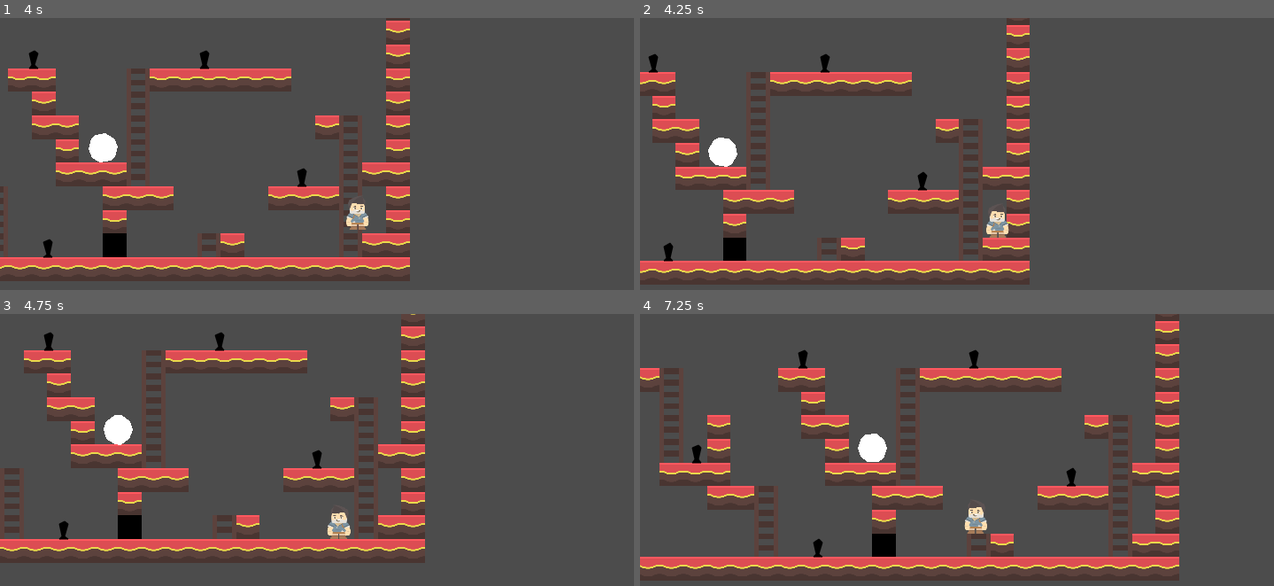
Above: before the commit, frames 1-4 (two rows, left to right).
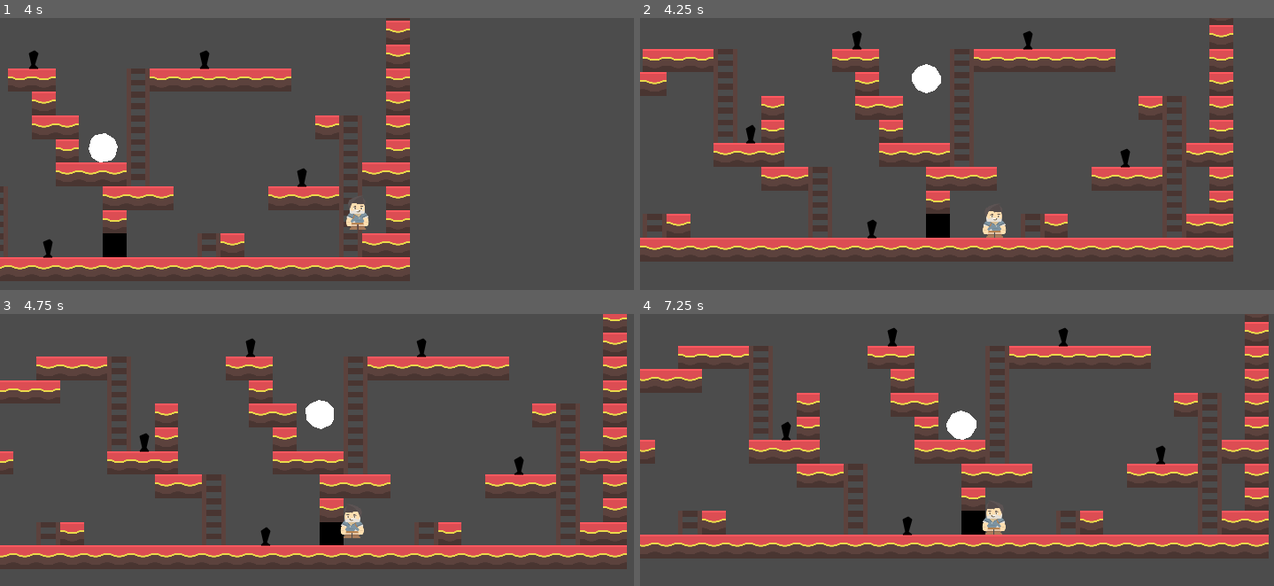
Above: after the commit, the same moments.

Repository: slavikse/life_is_not_the_end
Game: Godot game, scene res://scenes/main.tscn
Same seed, same stepped clock (60 frames per second), same inputs: the game is played once before the commit and once after it.
Inputs:
- Up to frame 1 (4 s): hold D (ui_right) 0.53-2.03 s; tap Space (ui_up) at 0.77, 1.52, 3.02, 3.77 s; hold A (ui_left) 2.03-2.78 s; hold D (ui_right) from 2.78 s (still down)
- Up to frame 2 (4.25 s): keep holding D (ui_right); tap R (ui_reload_current_scene, bound only after the commit) at 4.15 s
- Up to frame 3 (4.75 s): release D (ui_right) at 4.28 s; hold A (ui_left) from 4.28 s (still down); tap Space (ui_up) at 4.52 s
- Up to frame 4 (7.25 s): release A (ui_left) at 5.03 s; hold D (ui_right) 5.03-5.78 s; hold A (ui_left) from 5.78 s (still down); tap Space (ui_up) at 6.02, 6.77 s

Frame 1 is identical in both runs. In frame 2, 28% of the frame differs, in the area x 0-94%, y 0-99%; in frame 3, 29%; in frame 4, 33%, in the area x 0-100%, y 0-99%.

Commit message:
Убран факт гибели персонажа - он будет поднят и игра продолжится (WIP)
Добавлена горячая клавиша R для перезагрузки уровня.
Настроено имя класса для Player для корректного типа.

Diff:
--- a/project.godot
+++ b/project.godot
@@ -8,9 +8,14 @@
 
 config_version=4
 
-_global_script_classes=[  ]
+_global_script_classes=[ {
+"base": "KinematicBody2D",
+"class": "Player",
+"language": "GDScript",
+"path": "res://scripts/components/player/player.gd"
+} ]
 _global_script_class_icons={
-
+"Player": ""
 }
 
 [application]
@@ -24,7 +29,8 @@
 
 [autoload]
 
-global_state="*res://scripts/global_state.gd"
+global_state="*res://scripts/components/global/global_state.gd"
+GlobalScene="*res://scenes/components/global/GlobalReload.tscn"
 
 [debug]
 
@@ -109,6 +115,11 @@
 "events": [ Object(InputEventKey,"resource_local_to_scene":false,"resource_name":"","device":0,"alt":false,"shift":false,"control":false,"meta":false,"command":false,"pressed":false,"scancode":87,"unicode":0,"echo":false,"script":null)
  ]
 }
+ui_reload_current_scene={
+"deadzone": 0.5,
+"events": [ Object(InputEventKey,"resource_local_to_scene":false,"resource_name":"","device":0,"alt":false,"shift":false,"control":false,"meta":false,"command":false,"pressed":false,"scancode":82,"unicode":0,"echo":false,"script":null)
+ ]
+}
 
 [layer_names]
 
--- a/scenes/components/game_over/DeadPlayer.tscn
+++ /dev/null
@@ -1,36 +0,0 @@
-[gd_scene load_steps=5 format=2]
-
-[ext_resource path="res://scenes/components/game_over/GameOver.tscn" type="PackedScene" id=1]
-[ext_resource path="res://textures/player/adventurer_idle.png" type="Texture" id=2]
-[ext_resource path="res://scripts/components/game_over/dead_player.gd" type="Script" id=3]
-
-[sub_resource type="CapsuleShape2D" id=1]
-radius = 24.0
-height = 48.0
-
-[node name="DeadPlayer" type="Node2D"]
-script = ExtResource( 3 )
-
-[node name="GameOver" parent="." instance=ExtResource( 1 )]
-position = Vector2( 0, -120 )
-
-[node name="Camera2D" type="Camera2D" parent="."]
-visible = false
-current = true
-smoothing_enabled = true
-smoothing_speed = 10.0
-editor_draw_limits = true
-editor_draw_drag_margin = true
-
-[node name="RigidBody2D" type="RigidBody2D" parent="."]
-collision_layer = 4
-collision_mask = 9
-gravity_scale = 15.0
-
-[node name="Sprite" type="Sprite" parent="RigidBody2D"]
-texture = ExtResource( 2 )
-
-[node name="CollisionShape2D" type="CollisionShape2D" parent="RigidBody2D"]
-visible = false
-position = Vector2( 0, 7 )
-shape = SubResource( 1 )
--- a/scenes/components/game_over/GameOver.tscn
+++ /dev/null
@@ -1,33 +0,0 @@
-[gd_scene format=2]
-
-[node name="GameOver" type="Node2D"]
-scale = Vector2( 1.5, 1.5 )
-__meta__ = {
-"_edit_group_": true,
-"_edit_lock_": true
-}
-
-[node name="Polygon2D" type="Polygon2D" parent="."]
-position = Vector2( -16, -7 )
-color = Color( 0.407843, 0.215686, 0.215686, 1 )
-antialiased = true
-polygon = PoolVector2Array( 96, -48, 128, 64, -104, 40, -64, -24 )
-
-[node name="Label" type="Label" parent="Polygon2D"]
-anchor_left = 0.5
-anchor_top = 0.5
-anchor_right = 0.5
-anchor_bottom = 0.5
-margin_left = -48.0
-margin_top = 1.66667
-margin_right = 81.0
-margin_bottom = 20.6666
-custom_colors/font_color = Color( 1, 1, 1, 1 )
-text = "Game Over"
-align = 1
-valign = 1
-autowrap = true
-uppercase = true
-__meta__ = {
-"_edit_use_anchors_": false
-}
--- /dev/null
+++ b/scenes/components/global/GlobalReload.tscn
@@ -0,0 +1,7 @@
+[gd_scene load_steps=2 format=2]
+
+[ext_resource path="res://scripts/components/global/global_reload.gd" type="Script" id=1]
+
+[node name="GlobalReload" type="Node2D"]
+z_as_relative = false
+script = ExtResource( 1 )
--- /dev/null
+++ b/scenes/components/player/DeadPlayer.tscn
@@ -0,0 +1,24 @@
+[gd_scene load_steps=4 format=2]
+
+[ext_resource path="res://textures/player/adventurer_idle.png" type="Texture" id=2]
+[ext_resource path="res://scripts/components/player/dead_player.gd" type="Script" id=3]
+
+[sub_resource type="CapsuleShape2D" id=1]
+radius = 24.0
+height = 48.0
+
+[node name="DeadPlayer" type="RigidBody2D"]
+collision_layer = 4
+collision_mask = 9
+gravity_scale = 25.0
+linear_damp = 2.0
+angular_damp = 5.0
+applied_torque = 40.0
+script = ExtResource( 3 )
+
+[node name="Sprite" type="Sprite" parent="."]
+texture = ExtResource( 2 )
+
+[node name="CollisionShape2D" type="CollisionShape2D" parent="."]
+position = Vector2( 0, 7 )
+shape = SubResource( 1 )
--- a/scenes/levels/level_01.tscn
+++ b/scenes/levels/level_01.tscn
@@ -5,7 +5,7 @@
 [ext_resource path="res://scripts/levels/level_01.gd" type="Script" id=3]
 [ext_resource path="res://textures/level/tilesheet_complete.png" type="Texture" id=4]
 [ext_resource path="res://scenes/components/zones/IsCanZoomOut.tscn" type="PackedScene" id=5]
-[ext_resource path="res://scenes/components/game_over/DeadPlayer.tscn" type="PackedScene" id=7]
+[ext_resource path="res://scenes/components/player/DeadPlayer.tscn" type="PackedScene" id=7]
 
 [sub_resource type="ConvexPolygonShape2D" id=1]
 points = PoolVector2Array( 0, 0, 64, 0, 64, 64, 0, 64 )
@@ -123,7 +123,8 @@
 angular_velocity = 1.0
 angular_damp = 0.0
 __meta__ = {
-"_edit_group_": true
+"_edit_group_": true,
+"_edit_lock_": true
 }
 
 [node name="Polygon2D" type="Polygon2D" parent="Ball"]
@@ -135,20 +136,20 @@
 
 [node name="Player" parent="." instance=ExtResource( 1 )]
 position = Vector2( 312, 392 )
-[connection signal="game_over" from="World/Spikes/Spike" to="." method="_on_Spike_game_over"]
-[connection signal="game_over" from="World/Spikes/Spike" to="Player" method="_on_Spike_game_over"]
-[connection signal="game_over" from="World/Spikes/Spike2" to="." method="_on_Spike_game_over"]
-[connection signal="game_over" from="World/Spikes/Spike2" to="Player" method="_on_Spike_game_over"]
-[connection signal="game_over" from="World/Spikes/Spike3" to="." method="_on_Spike_game_over"]
-[connection signal="game_over" from="World/Spikes/Spike3" to="Player" method="_on_Spike_game_over"]
-[connection signal="game_over" from="World/Spikes/Spike4" to="." method="_on_Spike_game_over"]
-[connection signal="game_over" from="World/Spikes/Spike4" to="Player" method="_on_Spike_game_over"]
-[connection signal="game_over" from="World/Spikes/Spike5" to="." method="_on_Spike_game_over"]
-[connection signal="game_over" from="World/Spikes/Spike5" to="Player" method="_on_Spike_game_over"]
-[connection signal="game_over" from="World/Spikes/Spike6" to="." method="_on_Spike_game_over"]
-[connection signal="game_over" from="World/Spikes/Spike6" to="Player" method="_on_Spike_game_over"]
-[connection signal="game_over" from="World/Spikes/Spike7" to="." method="_on_Spike_game_over"]
-[connection signal="game_over" from="World/Spikes/Spike7" to="Player" method="_on_Spike_game_over"]
-[connection signal="game_over" from="World/Spikes/Spike8" to="." method="_on_Spike_game_over"]
-[connection signal="game_over" from="World/Spikes/Spike8" to="Player" method="_on_Spike_game_over"]
+[connection signal="stumbled" from="World/Spikes/Spike" to="." method="_on_Spike_stumbled"]
+[connection signal="stumbled" from="World/Spikes/Spike" to="Player" method="_on_Spike_stumbled"]
+[connection signal="stumbled" from="World/Spikes/Spike2" to="." method="_on_Spike_stumbled"]
+[connection signal="stumbled" from="World/Spikes/Spike2" to="Player" method="_on_Spike_stumbled"]
+[connection signal="stumbled" from="World/Spikes/Spike3" to="." method="_on_Spike_stumbled"]
+[connection signal="stumbled" from="World/Spikes/Spike3" to="Player" method="_on_Spike_stumbled"]
+[connection signal="stumbled" from="World/Spikes/Spike4" to="." method="_on_Spike_stumbled"]
+[connection signal="stumbled" from="World/Spikes/Spike4" to="Player" method="_on_Spike_stumbled"]
+[connection signal="stumbled" from="World/Spikes/Spike5" to="." method="_on_Spike_stumbled"]
+[connection signal="stumbled" from="World/Spikes/Spike5" to="Player" method="_on_Spike_stumbled"]
+[connection signal="stumbled" from="World/Spikes/Spike6" to="." method="_on_Spike_stumbled"]
+[connection signal="stumbled" from="World/Spikes/Spike6" to="Player" method="_on_Spike_stumbled"]
+[connection signal="stumbled" from="World/Spikes/Spike7" to="." method="_on_Spike_stumbled"]
+[connection signal="stumbled" from="World/Spikes/Spike7" to="Player" method="_on_Spike_stumbled"]
+[connection signal="stumbled" from="World/Spikes/Spike8" to="." method="_on_Spike_stumbled"]
+[connection signal="stumbled" from="World/Spikes/Spike8" to="Player" method="_on_Spike_stumbled"]
 [connection signal="is_can_zoom_out" from="World/Zones/IsCanZoomOut" to="Player" method="_on_IsCanZoomOut_is_can_zoom_out"]
--- a/scripts/components/game_over/dead_player.gd
+++ /dev/null
@@ -1,26 +0,0 @@
-extends Node2D
-
-var self_scale: Vector2
-
-onready var player_node := $'/root/Level/Player' as KinematicBody2D
-onready var player_sprite_node := player_node.get_node('Sprite') as Sprite
-
-onready var body_node := $RigidBody2D as RigidBody2D
-onready var sprite_node := $RigidBody2D/Sprite as Sprite
-onready var collision_shape_node := $RigidBody2D/CollisionShape2D as CollisionShape2D
-
-
-func _ready() -> void:
-    position = player_node.position
-    # warning-ignore:unsafe_property_access
-    body_node.set_linear_velocity(player_node.velocity)
-    sprite_node.flip_h = player_sprite_node.flip_h
-
-
-# warning-ignore:unused_argument
-func _process(delta: float) -> void:
-    if player_node:
-        self_scale = player_node.scale
-
-    sprite_node.scale = self_scale
-    collision_shape_node.scale = self_scale
--- /dev/null
+++ b/scripts/components/global/global_reload.gd
@@ -0,0 +1,9 @@
+extends Node2D
+
+# TODO Добавить стартовый сигнал? Стартовое приветствие - ненавязчивое.
+
+#warning-ignore:unused_argument
+func _process(delta: float) -> void:
+    if Input.is_action_just_pressed('ui_reload_current_scene'):
+        #warning-ignore:return_value_discarded
+        get_tree().reload_current_scene()
--- /dev/null
+++ b/scripts/components/global/global_state.gd
@@ -0,0 +1 @@
+extends Node2D
--- /dev/null
+++ b/scripts/components/player/dead_player.gd
@@ -0,0 +1,23 @@
+extends Node2D
+
+onready var player_node := $'/root/Level/Player' as Player
+onready var player_sprite_node := player_node.get_node('Sprite') as Sprite
+
+onready var body_node := $'.' as RigidBody2D
+onready var sprite_node := $Sprite as Sprite
+onready var collision_shape_node := $CollisionShape2D as CollisionShape2D
+
+
+func _ready() -> void:
+    position = player_node.position
+    body_node.set_linear_velocity(player_node.velocity)
+    sprite_node.flip_h = player_sprite_node.flip_h
+
+
+#warning-ignore:unused_argument
+func _process(delta: float) -> void:
+    sprite_node.scale = player_node.scale
+    collision_shape_node.scale = player_node.scale
+
+# TODO определить, что тело в покое, т.е. упало и больше не двигается и тогда восстановить игрока.
+# TODO две физические капсулы, чтобы ноги были тяжелее
--- a/scripts/components/player/player.gd
+++ b/scripts/components/player/player.gd
@@ -1,4 +1,6 @@
 extends KinematicBody2D
+
+class_name Player
 
 var shape := preload('./shape.gd').new()
 var move := preload('./move.gd').new()
@@ -8,15 +10,17 @@
 var velocity := Vector2.ZERO;
 
 var is_can_zoom_out := true
-var is_game_over := false
+var is_stumbled := false
 
 onready var sprite_node := $Sprite as Sprite
-onready var camera_node := $Camera2D as Camera2D
 
 
 #warning-ignore:unused_argument
 func _physics_process(delta: float) -> void:
-    if is_can_zoom_out and not is_game_over:
+    if is_stumbled:
+        return
+
+    if is_can_zoom_out:
         scale = shape.transform(scale)
 
     moving()
@@ -53,15 +57,16 @@
     is_can_zoom_out = flag
 
 
-func _on_Spike_game_over() -> void:
-    game_over()
+func _on_Spike_stumbled() -> void:
+    is_stumbled = true
+    visible = false
 
 
-func game_over() -> void:
-    is_game_over = true
+# TODO восстановить управление и переместить в новую позицию. удалить мертвеца
+# TODO анимация поднятия
+func risen(dead_position: Vector2) -> void:
+    position = dead_position
+    print('dead_position', dead_position)
 
-    visible = false
-    camera_node.current = false
-
-    yield(get_tree().create_timer(0.2), 'timeout')
-    queue_free()
+    is_stumbled = false
+    visible = true
--- a/scripts/components/traps/traps.gd
+++ b/scripts/components/traps/traps.gd
@@ -1,8 +1,8 @@
 extends Area2D
 
-signal game_over
+signal stumbled
 
 
 func _on_Spike_body_entered(body: KinematicBody2D) -> void:
     if body:
-        emit_signal('game_over')
+        emit_signal('stumbled')
--- a/scripts/global_state.gd
+++ /dev/null
@@ -1 +0,0 @@
-extends Node
--- a/scripts/levels/level_01.gd
+++ b/scripts/levels/level_01.gd
@@ -2,12 +2,12 @@
 
 export(PackedScene) var DeadPlayerScene: PackedScene
 
-onready var dead_player_node := DeadPlayerScene.instance() as Node2D
+onready var dead_player_node := DeadPlayerScene.instance() as RigidBody2D
 
 
-func _on_Spike_game_over() -> void:
+func _on_Spike_stumbled() -> void:
     call_deferred('add_child', dead_player_node)
 
-    yield(get_tree().create_timer(2), 'timeout')
-    # warning-ignore:return_value_discarded
-    get_tree().reload_current_scene()
+#    yield(get_tree().create_timer(1), 'timeout')
+#    #warning-ignore:return_value_discarded
+#    get_tree().reload_current_scene()
